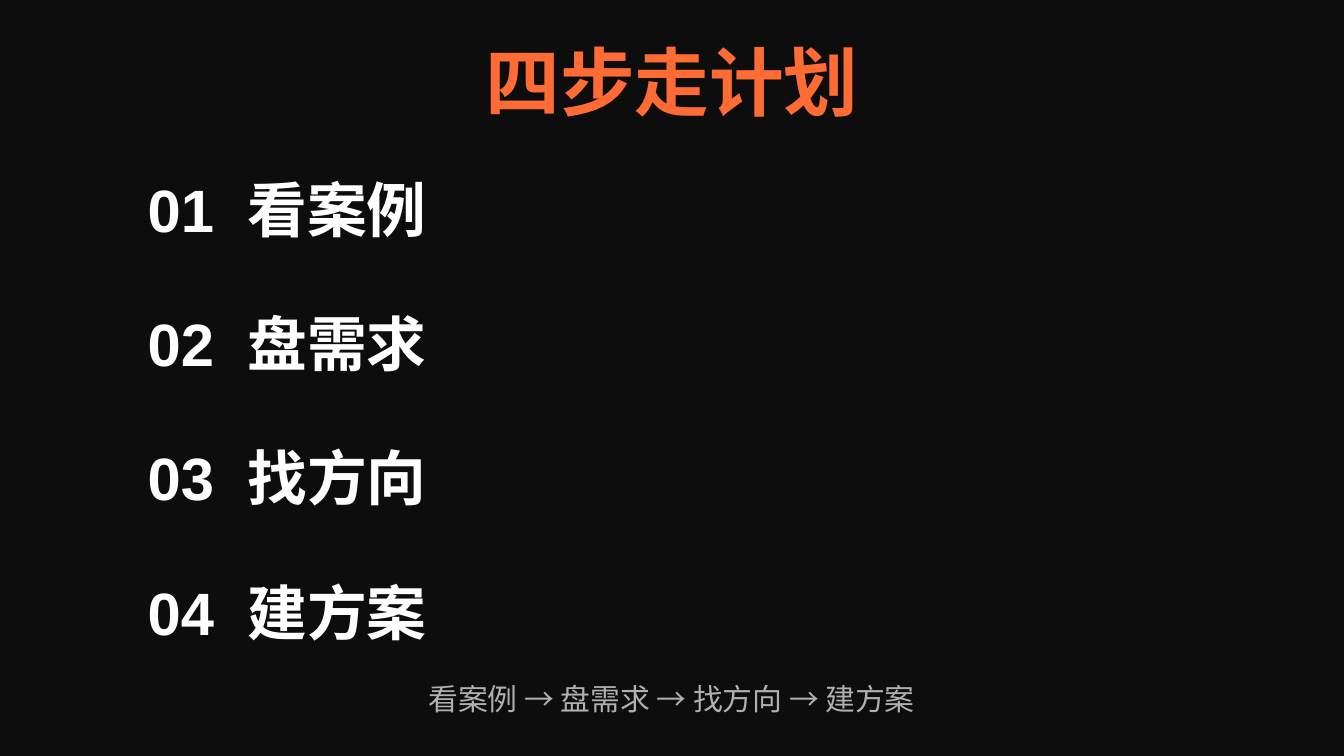
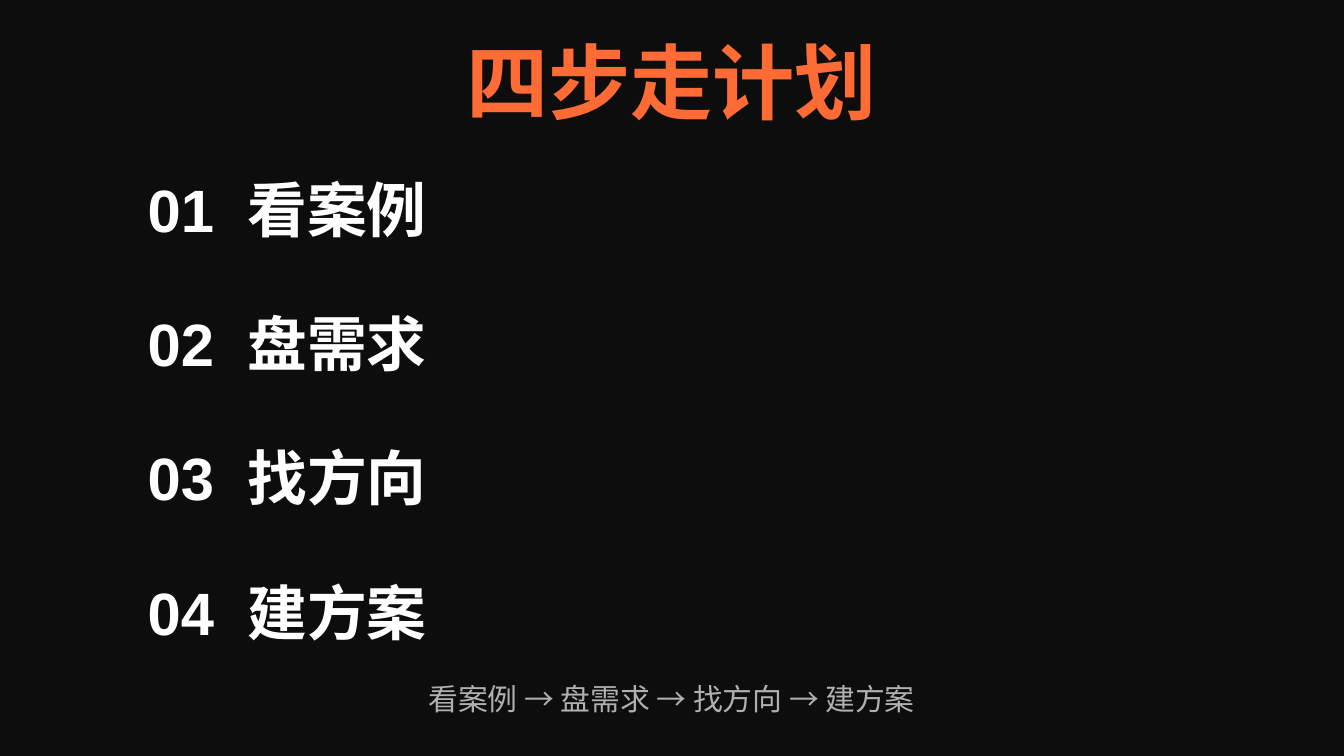
Before and after one commit to lingling1989r/Openclaw4OPC, a slide deck: slide 13 of 认知与案例-金句版.pptx (slide 10 before the commit). Drawn at 1344x756 pixels with LibreOffice and Linux fonts; fonts in the diff are those of the drawing. Boxes give left, top, right and bottom in pixels: in the first picture for what was removed or moved away, otherwise in the second. Text is boxed around its words. In the diff, an @@ line names an element or a change of style, - is before the commit and + after.

```diff
--- a/认知与案例-金句版.pptx
+++ b/认知与案例-金句版.pptx
@@ text "四步走计划" at (x1=466, y1=43, x2=877, y2=121): size 40 to 44 pt @@
```
Also in this commit, not shown: 5 other slides changed, 3 slides added.
